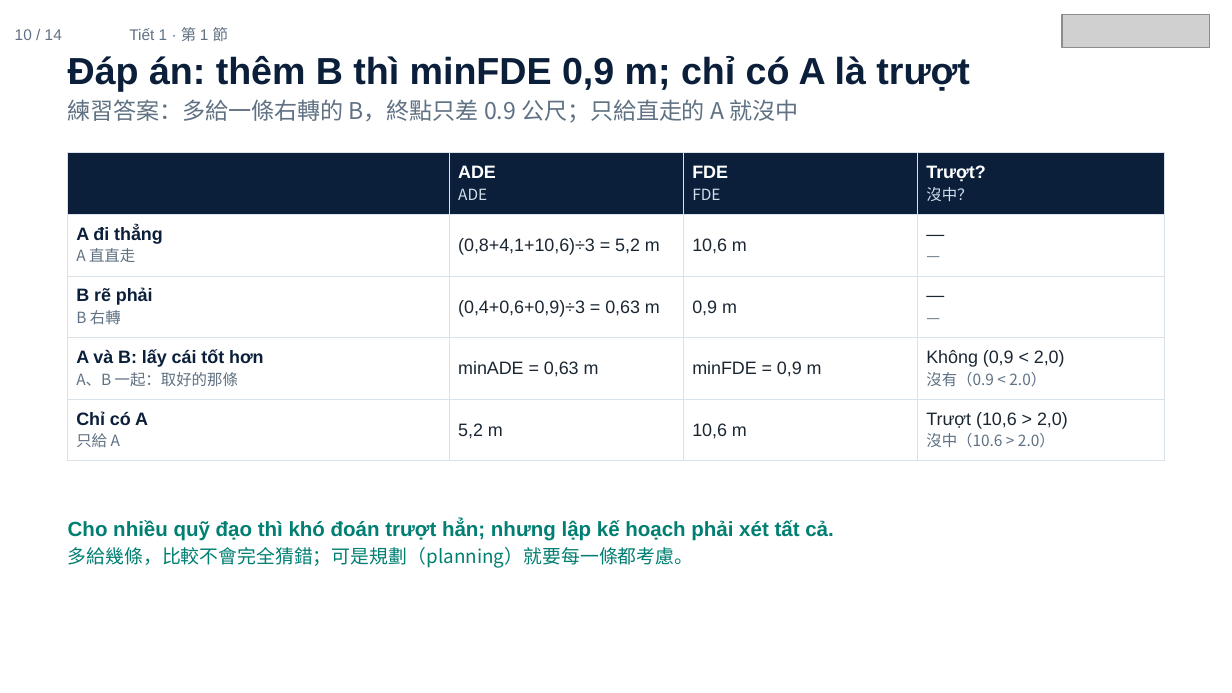
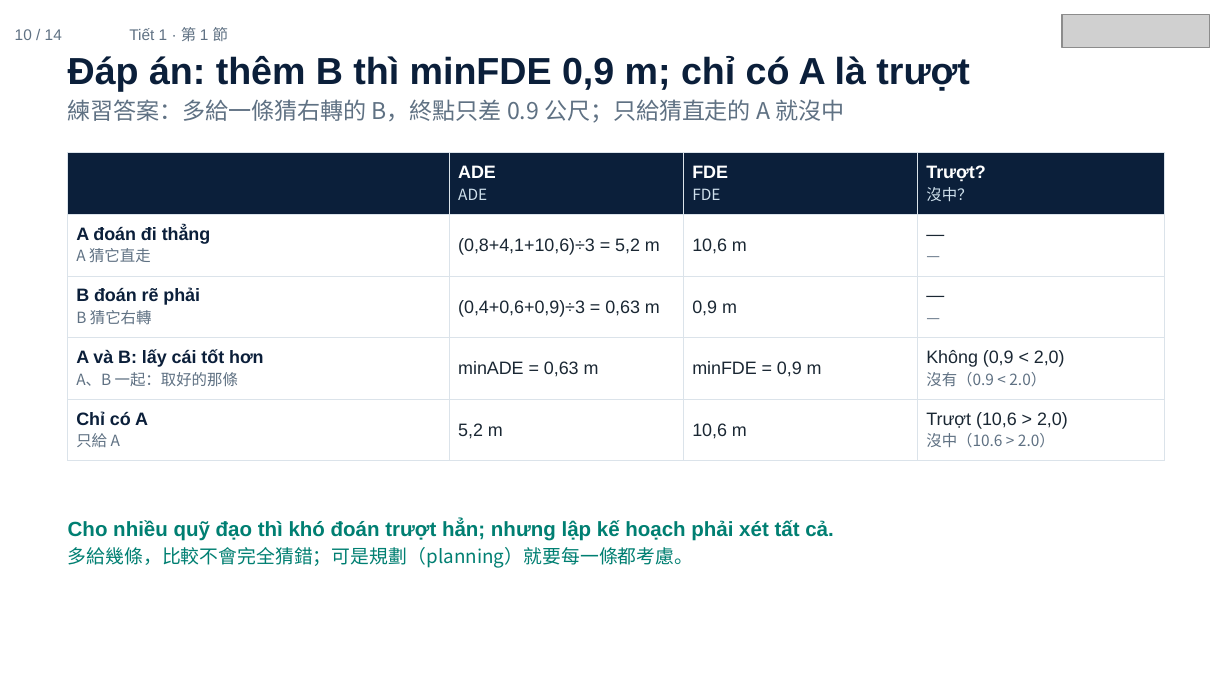
Before and after one commit to ch-neural/MITUST-Principles-of-Self-Driving-Cars, a slide deck: slide 10 of 第十三週(12-03)/第十三週_第1節_簡報.pptx. Drawn at 1232x693 pixels with LibreOffice and Linux fonts; fonts in the diff are those of the drawing; grey boxes stand for pictures. Boxes give left, top, right and bottom in pixels: in the first picture for what was removed or moved away, otherwise in the second. Text is boxed around its words. In the diff, an @@ line names an element or a change of style, - is before the commit and + after.

```diff
--- a/第十三週(12-03)/第十三週_第1節_簡報.pptx
+++ b/第十三週(12-03)/第十三週_第1節_簡報.pptx
@@ text at (68, 99, 844, 123): text changed @@
-練習答案：多給一條右轉的 B，終點只差 0.9 公尺；只給直走的 A 就沒中
+練習答案：多給一條猜右轉的 B，終點只差 0.9 公尺；只給猜直走的 A 就沒中
@@ table at (68, 153, 1164, 452) @@
-row 2, column 1: A đi thẳng / A 直直走
+row 2, column 1: A đoán đi thẳng / A 猜它直走
-row 3, column 1: B rẽ phải / B 右轉
+row 3, column 1: B đoán rẽ phải / B 猜它右轉
```
Also in this commit, not shown: 1 other slide changed.
